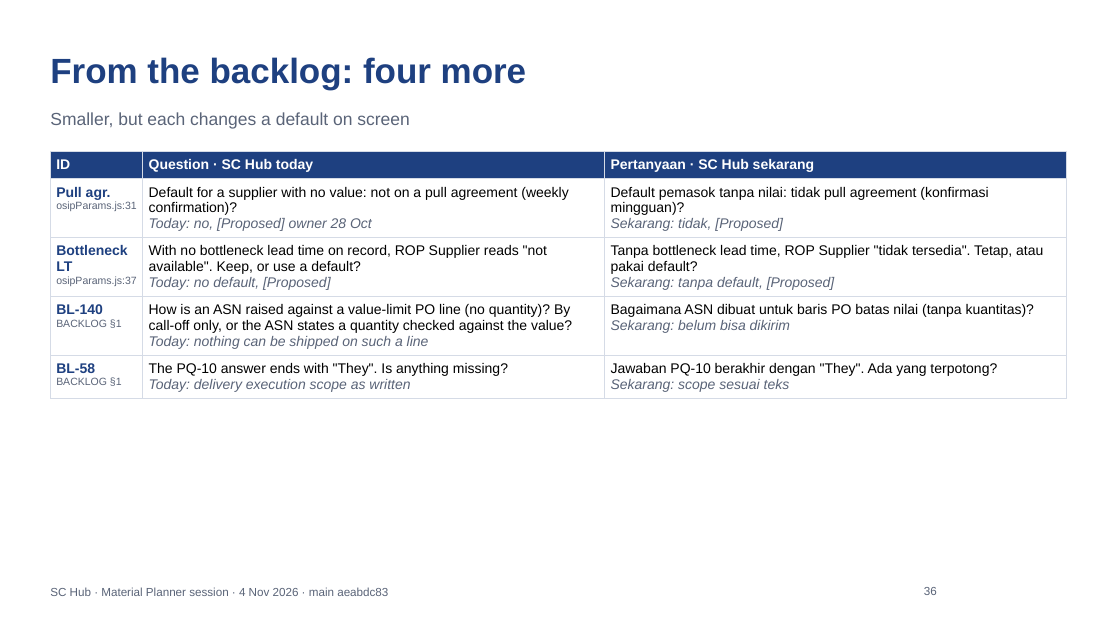
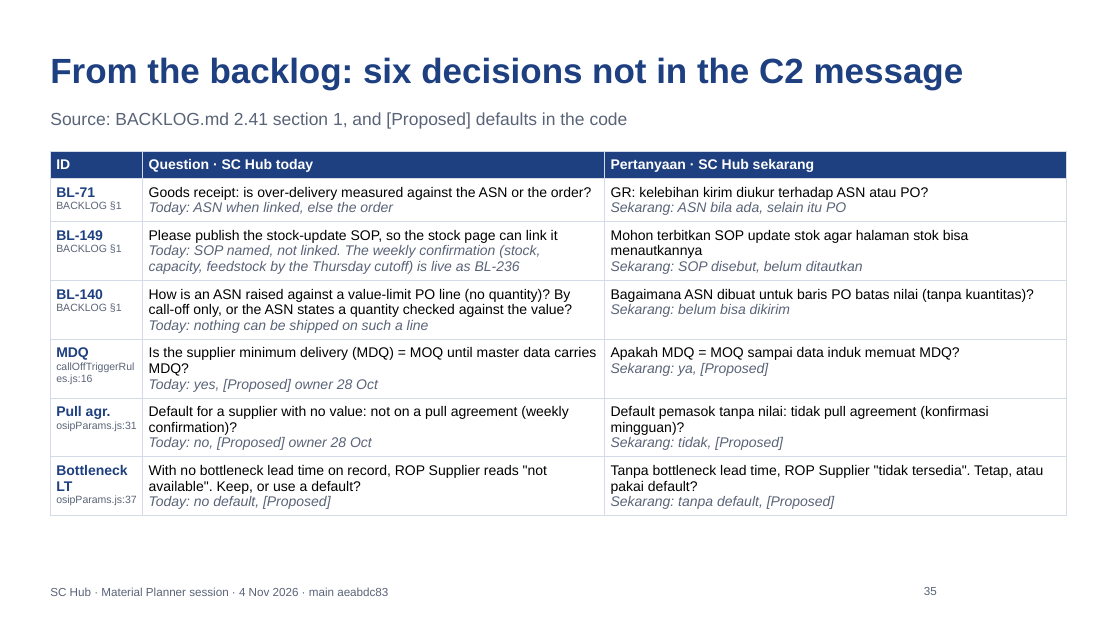
Before and after one commit to javal999/paragon-supplier-portal, a slide deck: slide 35 of docs/supplier-hub/user-guide/SC-Hub-Planner-04-Nov-What-Changed.pptx (slide 36 before the commit). Drawn at 1120x630 pixels with LibreOffice and Linux fonts; fonts in the diff are those of the drawing; background and template pictures are left out. Boxes give left, top, right and bottom in pixels: in the first picture for what was removed or moved away, otherwise in the second. Text is boxed around its words. In the diff, an @@ line names an element or a change of style, - is before the commit and + after.

```diff
--- a/docs/supplier-hub/user-guide/SC-Hub-Planner-04-Nov-What-Changed.pptx
+++ b/docs/supplier-hub/user-guide/SC-Hub-Planner-04-Nov-What-Changed.pptx
@@ text at (x1=50, y1=57, x2=964, y2=90): text changed @@
-From the backlog: four more
+From the backlog: six decisions not in the C2 message
@@ text at (x1=50, y1=112, x2=628, y2=129): text changed @@
-Smaller, but each changes a default on screen
+Source: BACKLOG.md 2.41 section 1, and [Proposed] defaults in the code
@@ table at (x1=50, y1=151, x2=1067, y2=513) @@
+row 2: BL-71 / BACKLOG §1 | Goods receipt: is over-delivery measured against the ASN or the order? / Today: ASN when linked, else the order | GR: kelebihan kirim diukur terhadap ASN atau PO? / Sekarang: ASN bila ada, selain itu PO
+row 3: BL-149 / BACKLOG §1 | Please publish the stock-update SOP, so the stock page can link it / Today: SOP named, not linked. The weekly confirmation (stock, capacity, feedstock by the Thursday cutoff) is live as BL-236 | Mohon terbitkan SOP update stok agar halaman stok bisa menautkannya / Sekarang: SOP disebut, belum ditautkan
+row 4: BL-140 / BACKLOG §1 | How is an ASN raised against a value-limit PO line (no quantity)? By call-off only, or the ASN states a quantity checked against the value? / Today: nothing can be shipped on such a line | Bagaimana ASN dibuat untuk baris PO batas nilai (tanpa kuantitas)? / Sekarang: belum bisa dikirim
+row 5: MDQ / callOffTriggerRules.js:16 | Is the supplier minimum delivery (MDQ) = MOQ until master data carries MDQ? / Today: yes, [Proposed] owner 28 Oct | Apakah MDQ = MOQ sampai data induk memuat MDQ? / Sekarang: ya, [Proposed]
-row 4: BL-140 / BACKLOG §1 | How is an ASN raised against a value-limit PO line (no quantity)? By call-off only, or the ASN states a quantity checked against the value? / Today: nothing can be shipped on such a line | Bagaimana ASN dibuat untuk baris PO batas nilai (tanpa kuantitas)? / Sekarang: belum bisa dikirim
-row 5: BL-58 / BACKLOG §1 | The PQ-10 answer ends with "They". Is anything missing? / Today: delivery execution scope as written | Jawaban PQ-10 berakhir dengan "They". Ada yang terpotong? / Sekarang: scope sesuai teks
```
Also in this commit, not shown: 5 other slides changed, 1 slide removed, 2 other files.
